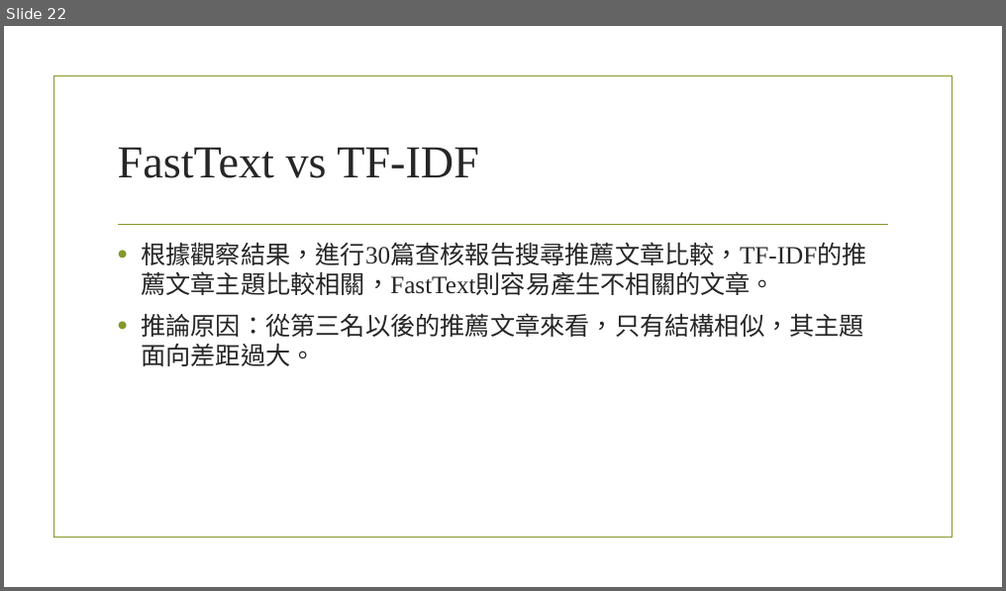
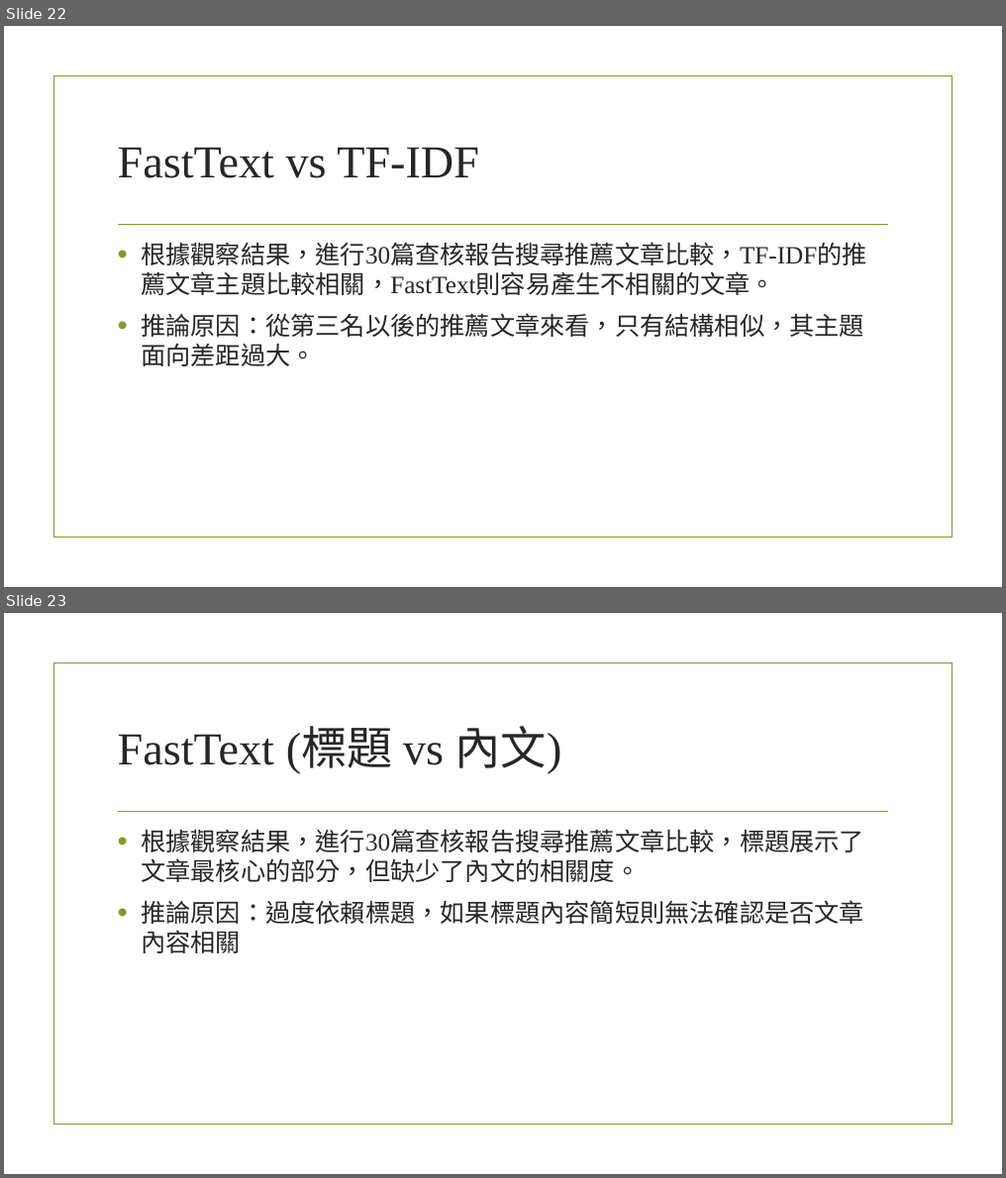
Before and after one commit to linsitin/IRE_project, a slide deck: 資訊檢索系統期末專案.pptx. Shown one above the other, each under a label of ours: slide 22 before the commit, slides 22 and 23 after it. The pictures are 1006x591 and 1006x1178 pixels, drawn with LibreOffice and Linux fonts; fonts in the diff are those of the drawing; background and template pictures are left out. Boxes give left, top, right and bottom in pixels: in the first picture for what was removed or moved away, otherwise in the second. Text is boxed around its words. In the diff, an @@ line names an element or a change of style, - is before the commit and + after.

```diff
--- a/資訊檢索系統期末專案.pptx
+++ b/資訊檢索系統期末專案.pptx
@@ slide 23 added at (x1=4, y1=613, x2=1002, y2=1174), background picture (left out); not listed: 2 template elements that a slide beside it also shows @@
@@ title added at (x1=118, y1=726, x2=562, y2=774), 44 pt, text #262626 @@
+FastText (標題 vs 內文)
@@ text added at (x1=141, y1=829, x2=864, y2=954), 24 pt, text #262626 @@
+• 根據觀察結果，進行30篇查核報告搜尋推薦文章比較，標題展示了文章最核心的部分，但缺少了內文的相關度。
+• 推論原因：過度依賴標題，如果標題內容簡短則無法確認是否文章內容相關
```
Also in this commit, not shown: 4 slides changed, 12 other slides added, 3 slides removed, 59 other files.
